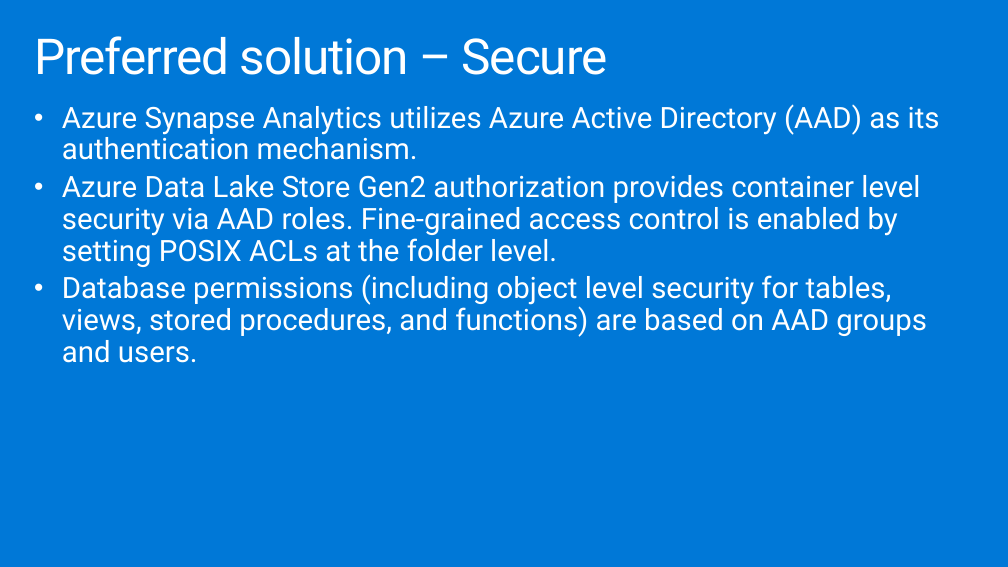
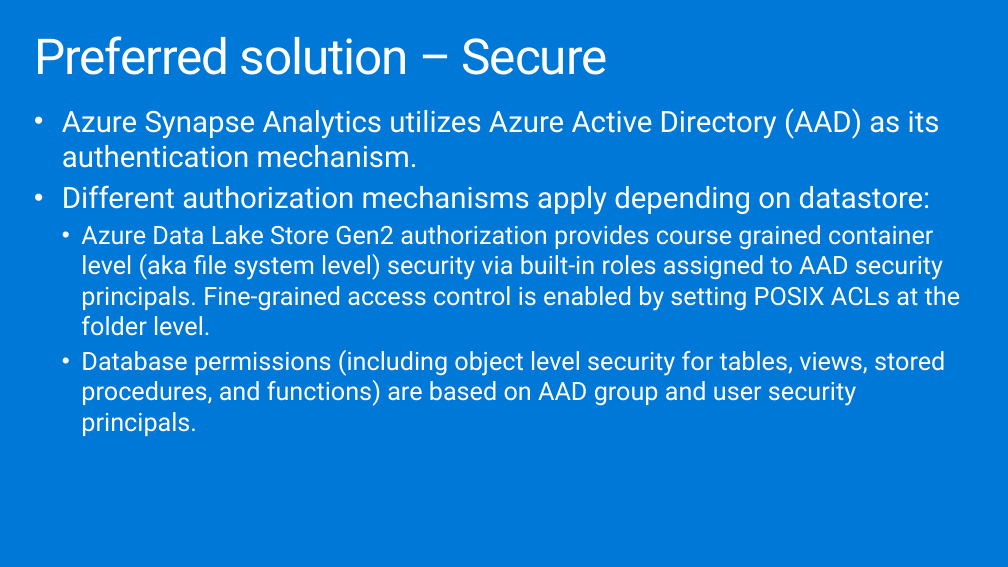
Before and after one commit to joelhulen/MCW-Azure-Synapse-Analytics-end-to-end-solution, a slide deck: slide 28 of Whiteboard design session/WDS trainer presentation - Azure Synapse Analytics end-to-end solution.pptx. Drawn at 1008x567 pixels with LibreOffice and Linux fonts; fonts in the diff are those of the drawing. Boxes give left, top, right and bottom in pixels: in the first picture for what was removed or moved away, otherwise in the second. Text is boxed around its words. In the diff, an @@ line names an element or a change of style, - is before the commit and + after.

```diff
--- a/Whiteboard design session/WDS trainer presentation - Azure Synapse Analytics end-to-end solution.pptx
+++ b/Whiteboard design session/WDS trainer presentation - Azure Synapse Analytics end-to-end solution.pptx
@@ text at <box>62,108,940,168</box>: line spacing 0.9 to 1 @@
@@ text at <box>62,185,960,436</box>: text changed; size 28 to 24 pt @@
-• Azure Data Lake Store Gen2 authorization provides container level security via AAD roles. Fine-grained access control is enabled by setting POSIX ACLs at the folder level.
-• Database permissions (including object level security for tables, views, stored procedures, and functions) are based on AAD groups and users.
+• Different authorization mechanisms apply depending on datastore:
+  • Azure Data Lake Store Gen2 authorization provides course grained container level (aka file system level) security via built-in roles assigned to AAD security principals. Fine-grained access control is enabled by setting POSIX ACLs at the folder level.
+  • Database permissions (including object level security for tables, views, stored procedures, and functions) are based on AAD group and user security principals.
```
Also in this commit, not shown: 26 other slides changed, 2 other files.
